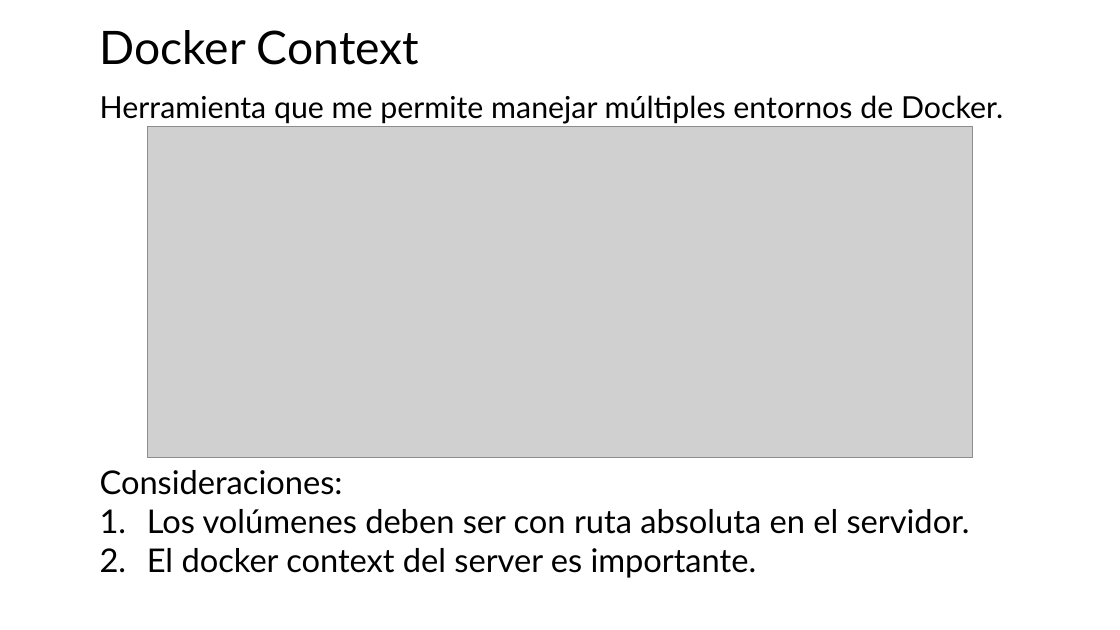
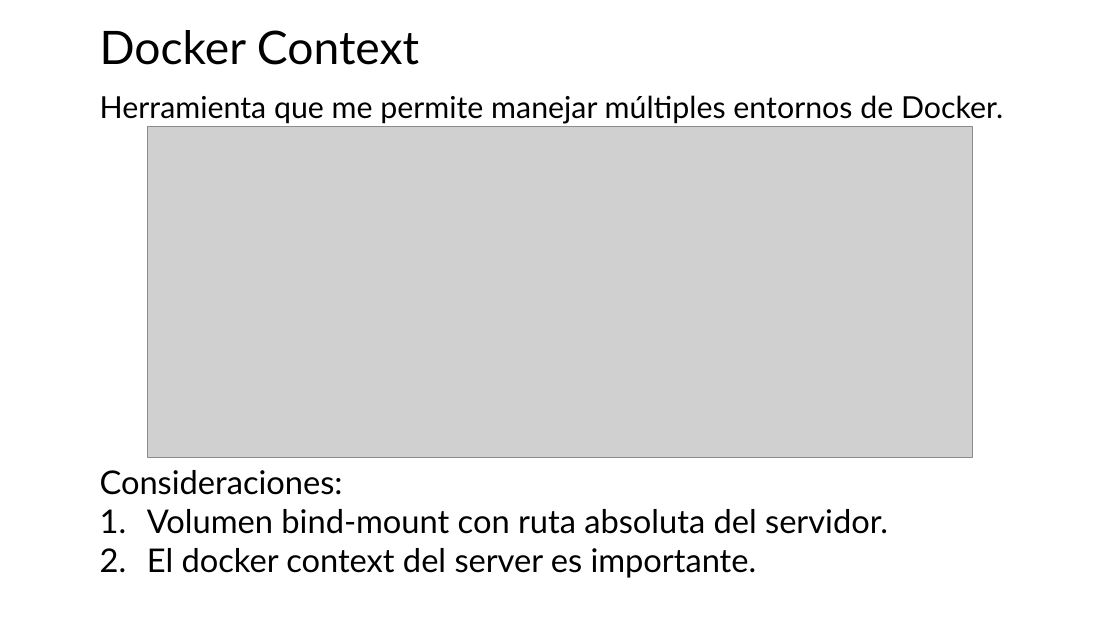
Before and after one commit to jpaniorte/docker25, a slide deck: slide 4 of ppt/3_Dockerfile.pptx. Drawn at 1120x630 pixels with LibreOffice and Linux fonts; fonts in the diff are those of the drawing; grey boxes stand for pictures. Boxes give left, top, right and bottom in pixels: in the first picture for what was removed or moved away, otherwise in the second. Text is boxed around its words. In the diff, an @@ line names an element or a change of style, - is before the commit and + after.

```diff
--- a/ppt/3_Dockerfile.pptx
+++ b/ppt/3_Dockerfile.pptx
@@ text at (147, 509, 888, 534): text changed @@
-1. Los volúmenes deben ser con ruta absoluta en el servidor.
+1. Volumen bind-mount con ruta absoluta del servidor.
```
Also in this commit, not shown: 6 other slides changed, 5 slides added, 3 slides removed, 1 other file.
